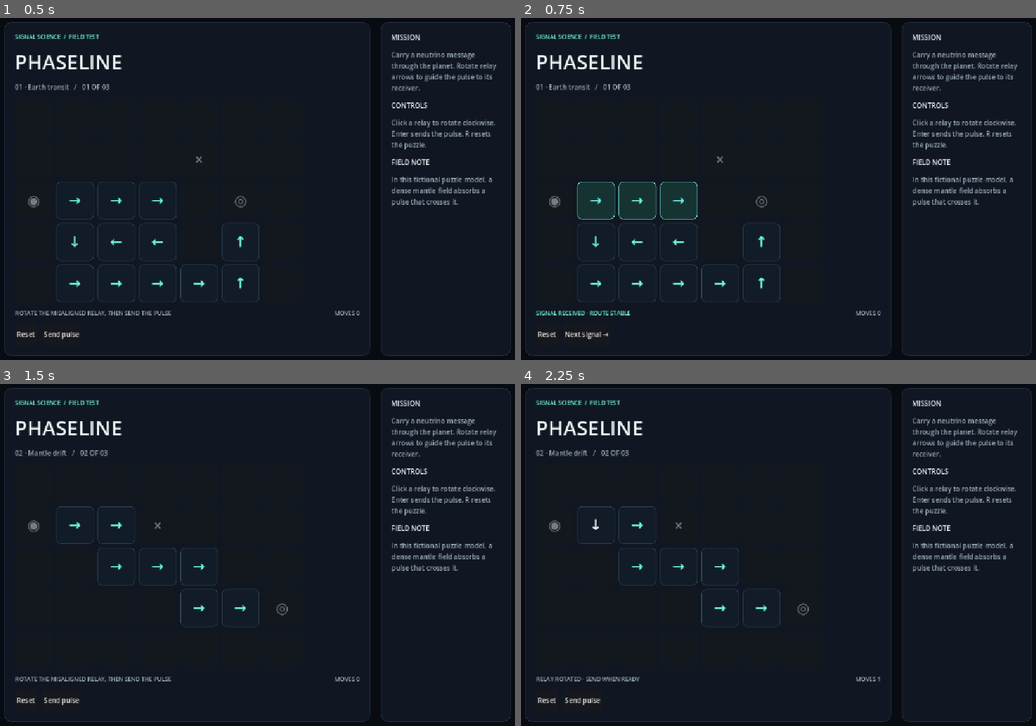
Above: before the commit, frames 1-4 (two rows, left to right).
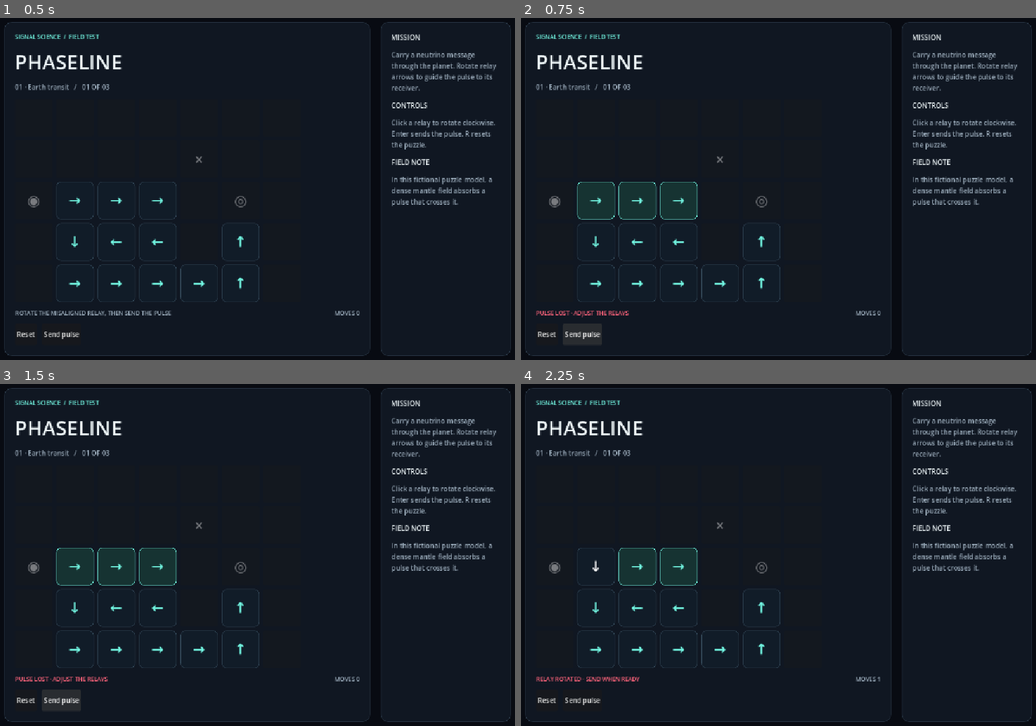
Above: after the commit, the same moments.

Repository: patha325/PHASELINE
Game: Godot game, scene res://Main.tscn
Two runs of this game, one before a commit and one after it. Both use one fixed random seed, a clock stepped at 60 frames per second and the inputs below.
Inputs (mouse positions are in pixels of both pictures, inside the frame that each line leads up to):
- Up to frame 1 (0.5 s): no input
- Up to frame 2 (0.75 s): click "Send pulse" at 0.5 s
- Up to frame 3 (1.5 s): click (66, 702) at 1.25 s, where only the run before the commit has a clickable "Next signal →"
- Up to frame 4 (2.25 s): click "→" at 2 s

Frame 1 is identical in both runs. In frame 2, 0.3% of the frame differs, in the area x 3-22%, y 85-94%; in frame 3, 2.4%, in the area x 3-56%, y 19-88%; in frame 4, 1.5%.

Commit message:
Stop pulses at empty relay cells

Diff:
--- a/godot/Main.gd
+++ b/godot/Main.gd
@@ -248,7 +248,7 @@
 		if cell.type == "target":
 			received = true
 			break
-		if cell.type == "field":
+		if cell.type == "empty" or cell.type == "field":
 			break
 		if cell.type == "relay":
 			direction = [Vector2i.RIGHT, Vector2i.DOWN, Vector2i.LEFT, Vector2i.UP][cell.dir]
